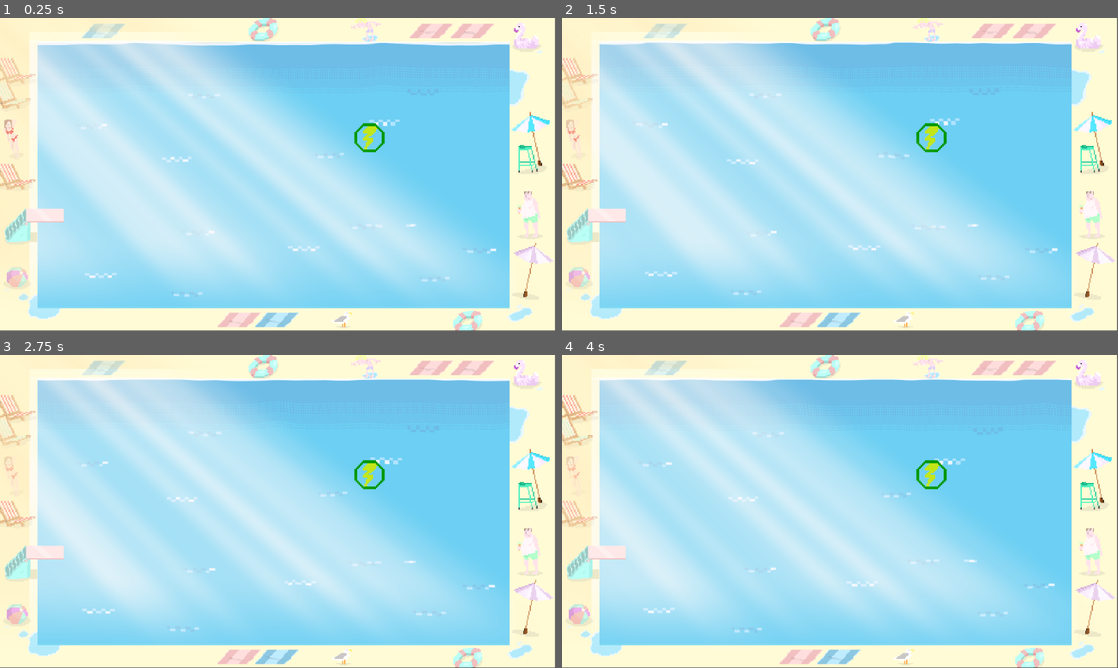
Above: before the commit, frames 1-4 (two rows, left to right).
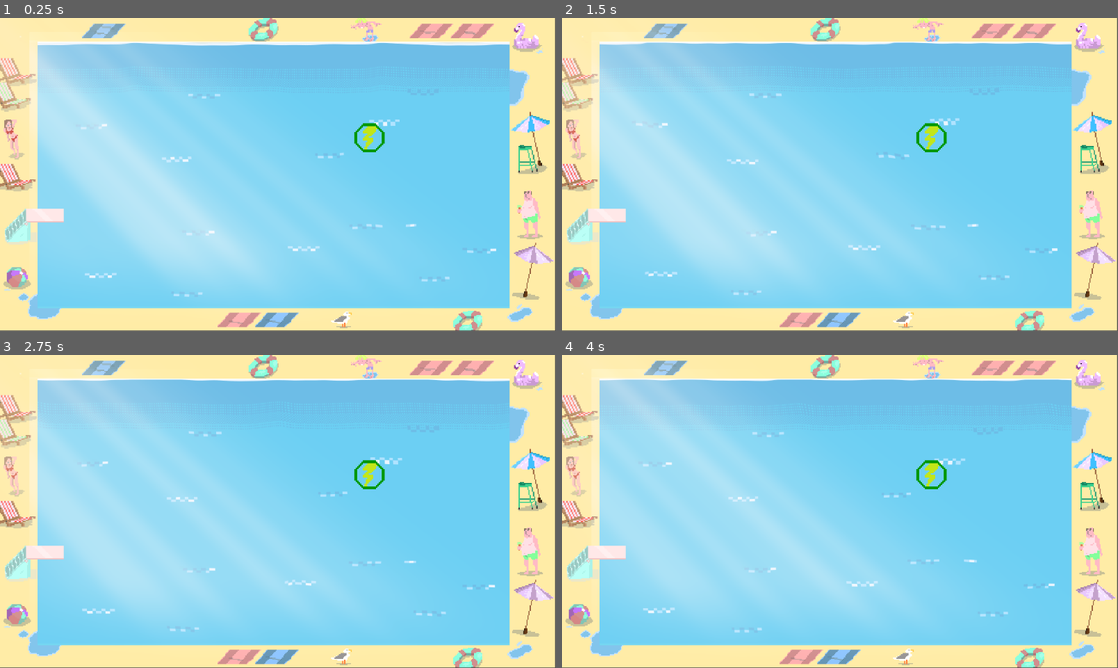
Above: after the commit, the same moments.

Repository: Woktopus/bubble
Game: Godot game, scene res://scenes/main/main.tscn
Same seed, same stepped clock (60 frames per second), same inputs: the game is played once before the commit and once after it.
Inputs (mouse positions are in pixels of both pictures, inside the frame that each line leads up to):
- Up to frame 1 (0.25 s): no input
- Up to frame 2 (1.5 s): move the mouse to (962, 158) at 0.52 s; hold E (player_fire_right) 0.53-1.28 s; move the mouse to (728, 190) at 1.27 s; hold S (player_down) from 1.28 s (still down)
- Up to frame 3 (2.75 s): move the mouse to (333, 442) at 2.02 s; release S (player_down) at 2.03 s; hold E (player_fire_right) from 2.03 s (still down)
- Up to frame 4 (4 s): move the mouse to (812, 574) at 2.77 s; release E (player_fire_right) at 2.78 s; hold Z (player_up) 2.78-3.53 s; move the mouse to (1006, 558) at 3.52 s; hold A (player_fire_left) from 3.53 s (still down)

The runs differ from the first frame. In frame 1, 56% of the frame differs, in the area x 0-100%, y 0-100%; in frame 2, 57%; in frame 3, 57%; in frame 4, 57%.

Commit message:
change shader and pool contrast

Diff:
--- a/scenes/main/main.tscn
+++ b/scenes/main/main.tscn
@@ -5,10 +5,10 @@
 [ext_resource type="Shader" path="res://water.gdshader" id="1_tfryt"]
 [ext_resource type="Texture2D" uid="uid://nug850bp4b7x" path="res://assets/stage1/waterstg1.png" id="2_uoinm"]
 [ext_resource type="PackedScene" uid="uid://mjb5wt0n5qkt" path="res://scenes/powerup/powerup.tscn" id="5_7clre"]
-[ext_resource type="Texture2D" uid="uid://5s5wfeejfdyq" path="res://assets/stage1/decors2-Sheet.png" id="5_wlp47"]
+[ext_resource type="Texture2D" uid="uid://dsw5h6cfl4blk" path="res://assets/stage1/decors2-Sheetv2.png" id="7_no7d4"]
 [ext_resource type="Texture2D" uid="uid://ohy2bby3mhsx" path="res://assets/stage1/plongeoir.png" id="7_oft4c"]
 [ext_resource type="Script" path="res://scenes/main/powerupspawner.gd" id="8_cve56"]
-[ext_resource type="PackedScene" path="res://scenes/interfaces/player_HUD.tscn" id="8_mfo83"]
+[ext_resource type="PackedScene" uid="uid://dkqeml1ukrwrk" path="res://scenes/interfaces/player_HUD.tscn" id="8_mfo83"]
 [ext_resource type="Shader" path="res://scenes/main/raylight.gdshader" id="9_ci8hw"]
 
 [sub_resource type="FastNoiseLite" id="FastNoiseLite_drb20"]
@@ -27,22 +27,22 @@
 shader_parameter/speed = 0.141
 shader_parameter/refraction_map = SubResource("NoiseTexture2D_pm2x6")
 
-[sub_resource type="AtlasTexture" id="AtlasTexture_hqffp"]
-atlas = ExtResource("5_wlp47")
+[sub_resource type="AtlasTexture" id="AtlasTexture_g3s2w"]
+atlas = ExtResource("7_no7d4")
 region = Rect2(0, 0, 500, 281)
 
-[sub_resource type="AtlasTexture" id="AtlasTexture_4y8c7"]
-atlas = ExtResource("5_wlp47")
+[sub_resource type="AtlasTexture" id="AtlasTexture_i3nbc"]
+atlas = ExtResource("7_no7d4")
 region = Rect2(500, 0, 500, 281)
 
 [sub_resource type="SpriteFrames" id="SpriteFrames_fye1o"]
 animations = [{
 "frames": [{
 "duration": 1.0,
-"texture": SubResource("AtlasTexture_hqffp")
+"texture": SubResource("AtlasTexture_g3s2w")
 }, {
 "duration": 1.0,
-"texture": SubResource("AtlasTexture_4y8c7")
+"texture": SubResource("AtlasTexture_i3nbc")
 }],
 "loop": true,
 "name": &"default",
@@ -68,7 +68,7 @@
 shader_parameter/spread = 0.5
 shader_parameter/cutoff = 0.1
 shader_parameter/falloff = 0.2
-shader_parameter/edge_fade = 0.15
+shader_parameter/edge_fade = 0.513
 shader_parameter/speed = 2.0
 shader_parameter/ray1_density = 8.0
 shader_parameter/ray2_density = 30.0
Not shown, added: assets/Explosion.png.import
Not shown, added: assets/nageur.png.import
Renamed: assets/decors2-Sheetv2.png -> assets/stage1/decors2-Sheetv2.png
Not shown, added: assets/stage1/decors2-Sheetv2.png.import
